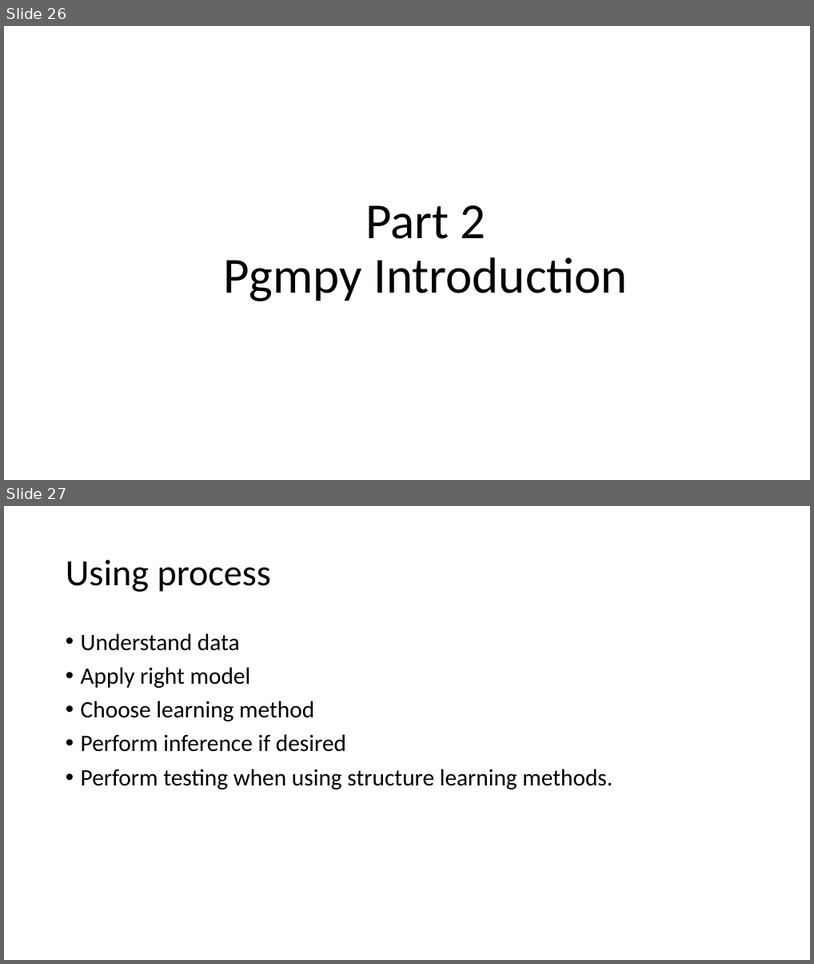
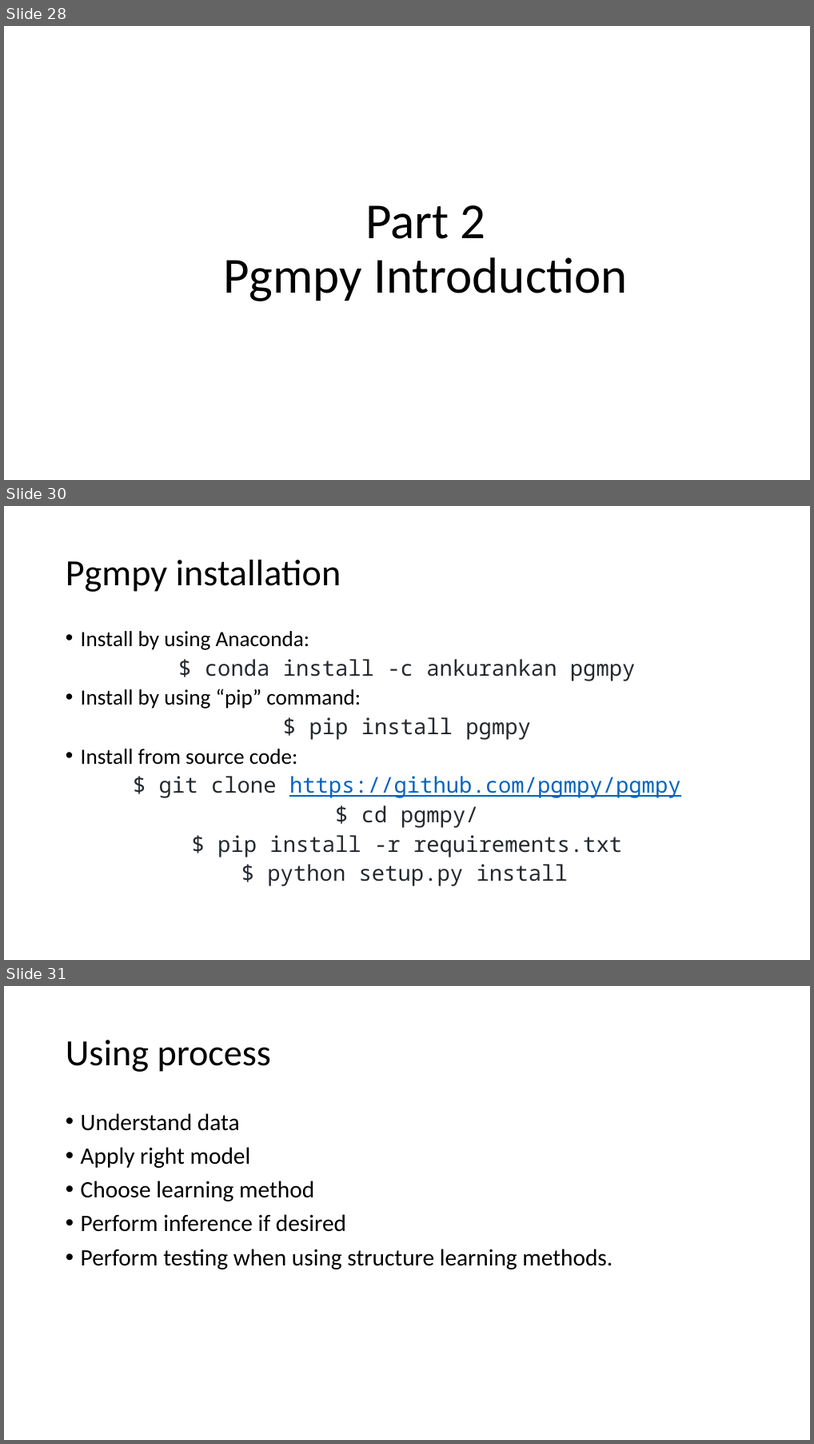
Before and after one commit to nguyenduyhanlam/Probabilistic_Graphical_Models, a slide deck: NguyenDuyHanLam_196005004/baocao.pptx. Shown one above the other, each under a label of ours: slides 26 and 27 before the commit, slides 28, 30 and 31 after it; the slides between them are not shown. The pictures are 814x964 and 814x1444 pixels, drawn with LibreOffice and Linux fonts; fonts in the diff are those of the drawing. Boxes give left, top, right and bottom in pixels: in the first picture for what was removed or moved away, otherwise in the second. Text is boxed around its words. In the diff, an @@ line names an element or a change of style, - is before the commit and + after.

```diff
--- a/NguyenDuyHanLam_196005004/baocao.pptx
+++ b/NguyenDuyHanLam_196005004/baocao.pptx
@@ slide 30 added at (4, 506, 810, 960), background #FFFFFF @@
@@ title added at (66, 560, 342, 592), 44 pt, text #000000 @@
+Pgmpy installation
@@ text added at (81, 631, 682, 886), 25.9 pt, text #24292E @@
+• Install by using Anaconda:
+$ conda install -c ankurankan pgmpy
+• Install by using “pip” command:
+$ pip install pgmpy
+• Install from source code:
+$ git clone https://github.com/pgmpy/pgmpy
+$ cd pgmpy/
+$ pip install -r requirements.txt
+$ python setup.py install
@@ what was slide 26 is now slide 28 @@
@@ what was slide 27 is now slide 31 @@
```
Also in this commit, not shown: 2 slides changed, 4 other slides added, 1 slide removed.
